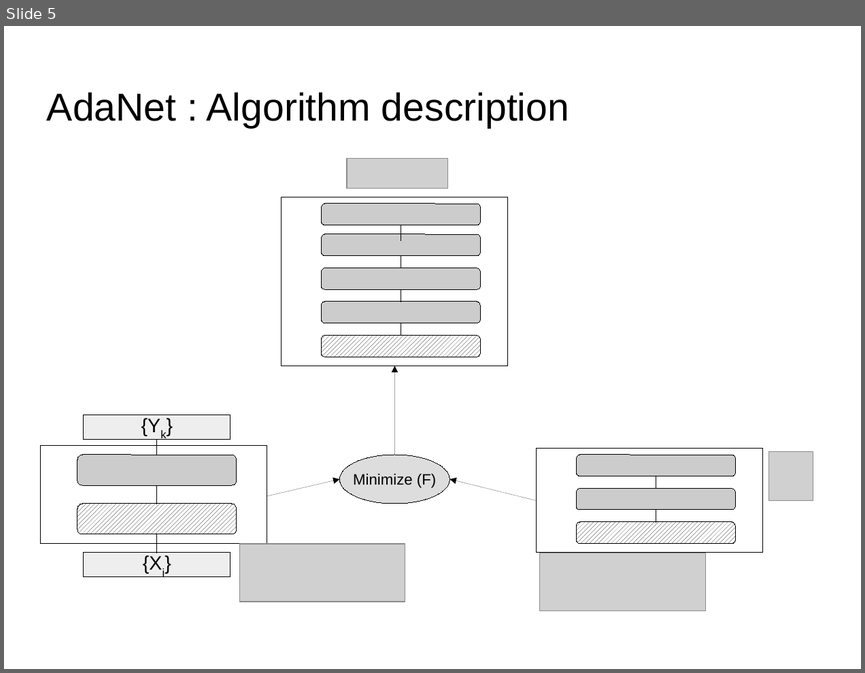
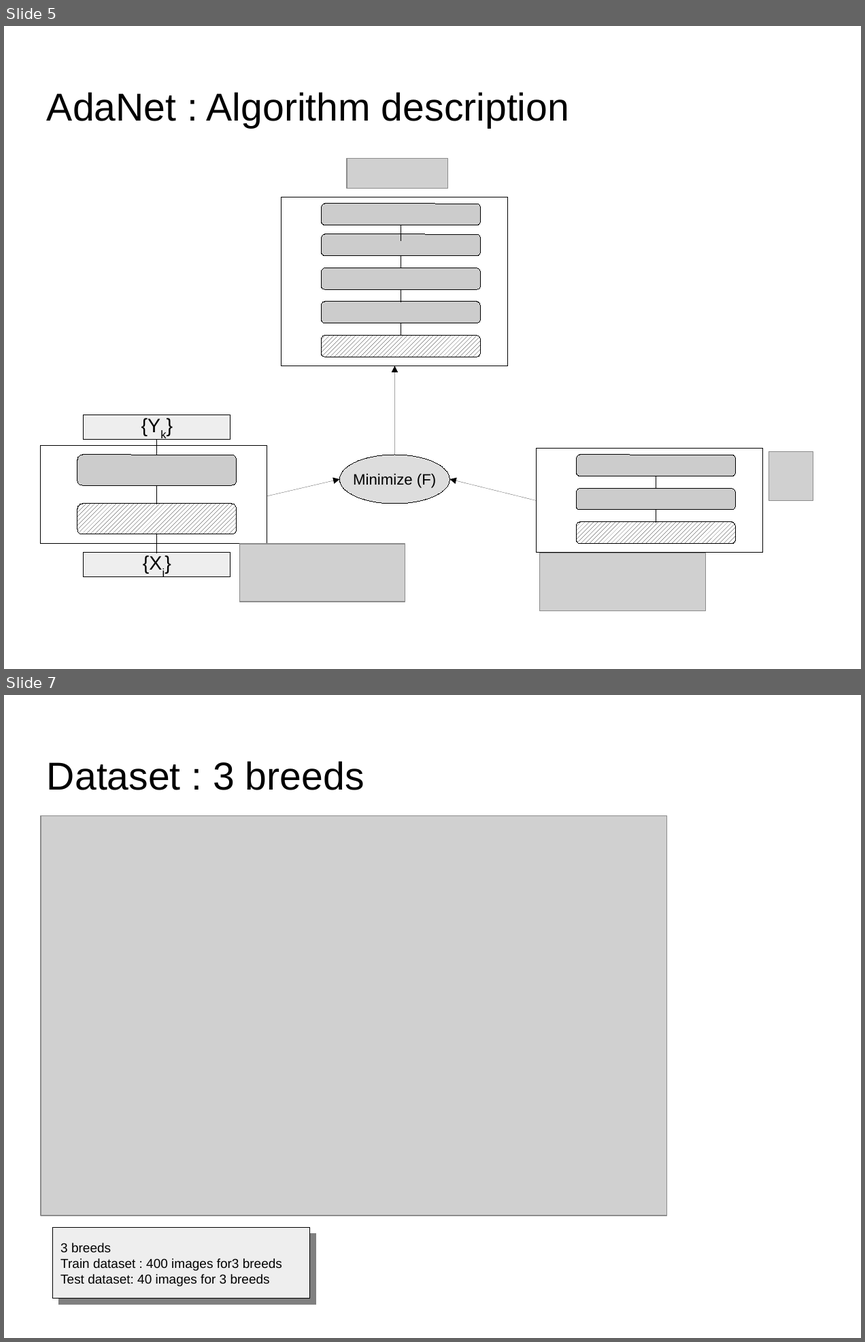
Before and after one commit to dataforcast/OC_Datascientist, a slide deck: P8/report/Openclassrooms_ParcoursDatascientist_P8-V1.odp. Shown one above the other, each under a label of ours: slide 5 before the commit, slides 5 and 7 after it; the slides between them are not shown. The pictures are 865x673 and 865x1342 pixels, drawn with LibreOffice and Linux fonts; fonts in the diff are those of the drawing; grey boxes stand for pictures; background and template pictures are left out. Boxes give left, top, right and bottom in pixels: in the first picture for what was removed or moved away, otherwise in the second. Text is boxed around its words. In the diff, an @@ line names an element or a change of style, - is before the commit and + after.

```diff
--- a/P8/report/Openclassrooms_ParcoursDatascientist_P8-V1.odp
+++ b/P8/report/Openclassrooms_ParcoursDatascientist_P8-V1.odp
@@ slide 7 added at (4,695,861,1338), background picture (left out) @@
@@ title added at (47,761,364,790), 36 pt, text #000000 @@
+Dataset : 3 breeds
@@ picture added at (41,815,667,1215) @@
@@ rectangle added at (53,1227,310,1298), fill #EEEEEE, outline #000000 0 pt, 12 pt, text #000000 @@
+3 breeds
+Train dataset : 400 images for3 breeds
+Test dataset: 40 images for 3 breeds
```
Also in this commit, not shown: 1 slide changed, 3 other slides added, 2 slides removed, 7 other files.
